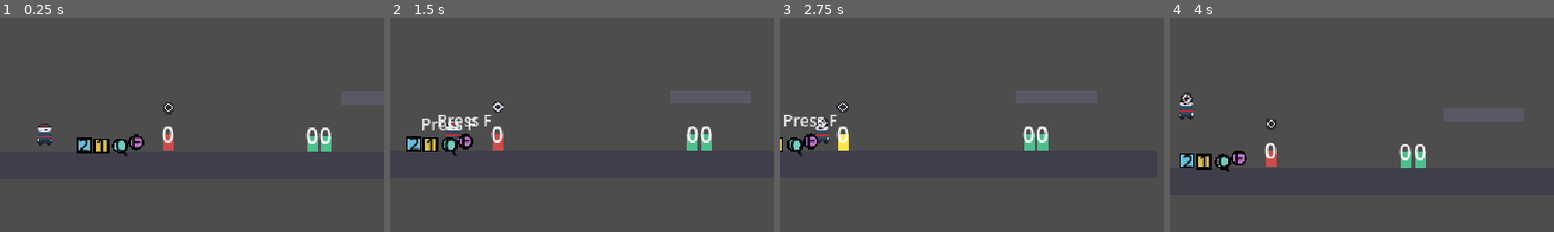
Above: before the commit, frames 1-4 (left to right).
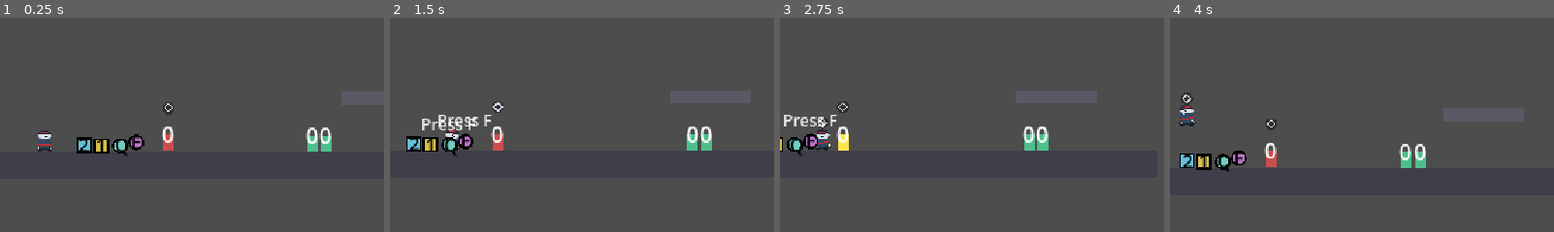
Above: after the commit, the same moments.

Repository: dry700/Elemental-Combat
Game: Godot game, scene res://scenes/world/test_arena.tscn
Same seed, same stepped clock (60 frames per second), same inputs: the game is played once before the commit and once after it.
Inputs (mouse positions are % of the whole screen's width and height, from its top left):
- Up to frame 1 (0.25 s): no input
- Up to frame 2 (1.5 s): tap Enter at 0.5 s; move the mouse to (72, 46) at 0.52 s; hold D (move_right) 0.53-1.25 s; click (72, 46) at 0.6 s; tap Space (jump) at 0.77 s; drag from (29, 56) to (53, 51) at 1.27 s
- Up to frame 3 (2.75 s): move the mouse to (60, 29) at 2.02 s; hold D (move_right) from 2.03 s (still down); tap Shift (dodge) at 2.1 s
- Up to frame 4 (4 s): release D (move_right) at 2.75 s; drag from (44, 71) to (52, 51) at 2.77 s; move the mouse to (80, 66) at 3.52 s; hold A (move_left) from 3.53 s (still down); tap 2 (equip_slot_2) at 3.6 s; tap Space (jump) at 3.77 s
The pictures show only the part of the screen within x 44-94%, y 22-72%; the shares and areas given below are measured in that part.

The runs differ from the first frame. In frame 1, 0.4% of the frame differs, in the area x 9-14%, y 49-63%; in frame 2, 0.2%; in frame 3, 0.4%; in frame 4, 0.4%.

Commit message:
idle and run animation

Diff:
--- a/project.godot
+++ b/project.godot
@@ -23,6 +23,14 @@
 RunManager="*res://autoloads/run_manager.gd"
 Hud="*res://autoloads/hud.gd"
 
+[display]
+
+window/size/viewport_width=576
+window/size/viewport_height=324
+window/size/window_width_override=1152
+window/size/window_height_override=648
+window/stretch/mode="viewport"
+
 [editor_plugins]
 
 enabled=PackedStringArray("res://addons/gut/plugin.cfg")
@@ -34,12 +42,3 @@
 [rendering]
 
 textures/canvas_textures/default_texture_filter=0
-
-[display]
-
-window/size/viewport_width=576
-window/size/viewport_height=324
-window/size/window_width_override=1152
-window/size/window_height_override=648
-window/stretch/mode="viewport"
-window/stretch/aspect="keep"
--- a/scenes/player/player.gd
+++ b/scenes/player/player.gd
@@ -61,6 +61,7 @@
 @onready var hitbox: Hitbox = $Visuals/Hitbox
 @onready var hitbox_shape: CollisionShape2D = $Visuals/Hitbox/CollisionShape2D
 @onready var hurtbox: Hurtbox = $Hurtbox
+@onready var anim_player: AnimationPlayer = $Visuals/AnimationPlayer
 
 var state: State = State.IDLE
 var facing: int = 1  ## 1 = right, -1 = left
@@ -157,6 +158,9 @@
 			_try_cast_skill(skill_2, "skill_2")
 			if state == State.IDLE or state == State.RUN:
 				state = State.RUN if abs(velocity.x) > 10.0 else State.IDLE
+				var target_anim := "run" if state == State.RUN else "idle"
+				if anim_player.current_animation != target_anim:
+					anim_player.play(target_anim, -1.0, 1.6 if target_anim == "run" else 1.0)
 		State.JUMP, State.FALL:
 			_handle_move_and_jump(delta)
 			_try_start_dodge()
--- a/scenes/player/player.tscn
+++ b/scenes/player/player.tscn
@@ -4,6 +4,10 @@
 [ext_resource type="Script" uid="uid://dicmasbu416ty" path="res://scripts/combat/hitbox.gd" id="2_hitbox"]
 [ext_resource type="Script" uid="uid://ws5ijxpff2d5" path="res://scripts/combat/hurtbox.gd" id="3_hurtbox"]
 [ext_resource type="Script" uid="uid://dt3h3wgas43p5" path="res://scripts/visuals/sprite_visual.gd" id="4_sprite_visual"]
+[ext_resource type="Texture2D" uid="uid://ebv373lyd4ep" path="res://assets/sprites/entities/player/player_torso.png" id="5_qek5x"]
+[ext_resource type="Texture2D" uid="uid://cj2b2m10cpatq" path="res://assets/sprites/entities/player/player_head.png" id="6_0owmy"]
+[ext_resource type="Texture2D" uid="uid://bkqnj7upe2orv" path="res://assets/sprites/entities/player/player_leg_left.png" id="7_5gtgg"]
+[ext_resource type="Texture2D" uid="uid://drxpp3nqf8o45" path="res://assets/sprites/entities/player/player_leg_right.png" id="8_h17s1"]
 
 [sub_resource type="RectangleShape2D" id="RectangleShape2D_body"]
 size = Vector2(12, 16)
@@ -13,14 +17,74 @@
 tracks/0/type = "value"
 tracks/0/imported = false
 tracks/0/enabled = true
-tracks/0/path = NodePath(".:position")
+tracks/0/path = NodePath("PlayerTorso:position")
 tracks/0/interp = 1
 tracks/0/loop_wrap = true
 tracks/0/keys = {
 "times": PackedFloat32Array(0),
 "transitions": PackedFloat32Array(1),
 "update": 0,
-"values": [Vector2(0, 0)]
+"values": [Vector2(0, 3)]
+}
+tracks/1/type = "value"
+tracks/1/imported = false
+tracks/1/enabled = true
+tracks/1/path = NodePath("PlayerHead:position")
+tracks/1/interp = 1
+tracks/1/loop_wrap = true
+tracks/1/keys = {
+"times": PackedFloat32Array(0),
+"transitions": PackedFloat32Array(1),
+"update": 0,
+"values": [Vector2(0, -5)]
+}
+tracks/2/type = "value"
+tracks/2/imported = false
+tracks/2/enabled = true
+tracks/2/path = NodePath("PlayerLegLeft:position")
+tracks/2/interp = 1
+tracks/2/loop_wrap = true
+tracks/2/keys = {
+"times": PackedFloat32Array(0),
+"transitions": PackedFloat32Array(1),
+"update": 0,
+"values": [Vector2(4, 7)]
+}
+tracks/3/type = "value"
+tracks/3/imported = false
+tracks/3/enabled = true
+tracks/3/path = NodePath("PlayerLegRight:position")
+tracks/3/interp = 1
+tracks/3/loop_wrap = true
+tracks/3/keys = {
+"times": PackedFloat32Array(0),
+"transitions": PackedFloat32Array(1),
+"update": 0,
+"values": [Vector2(-4, 7)]
+}
+tracks/4/type = "value"
+tracks/4/imported = false
+tracks/4/enabled = true
+tracks/4/path = NodePath("PlayerTorso:rotation")
+tracks/4/interp = 1
+tracks/4/loop_wrap = true
+tracks/4/keys = {
+"times": PackedFloat32Array(0),
+"transitions": PackedFloat32Array(1),
+"update": 0,
+"values": [0.13962634]
+}
+tracks/5/type = "value"
+tracks/5/imported = false
+tracks/5/enabled = true
+tracks/5/path = NodePath("PlayerHead:rotation")
+tracks/5/interp = 1
+tracks/5/loop_wrap = true
+tracks/5/keys = {
+"times": PackedFloat32Array(0),
+"transitions": PackedFloat32Array(1),
+"update": 0,
+"values": [0.13962634]
 }
 
 [sub_resource type="Animation" id="Animation_p47bc"]
@@ -30,20 +94,110 @@
 tracks/0/type = "value"
 tracks/0/imported = false
 tracks/0/enabled = true
-tracks/0/path = NodePath(".:position")
+tracks/0/path = NodePath("PlayerTorso:position")
 tracks/0/interp = 1
 tracks/0/loop_wrap = true
 tracks/0/keys = {
 "times": PackedFloat32Array(0, 0.3, 0.6),
 "transitions": PackedFloat32Array(1, 1, 1),
 "update": 0,
-"values": [Vector2(0, 0), Vector2(0, -1), Vector2(0, 0)]
+"values": [Vector2(0, 2), Vector2(0, 3), Vector2(0, 2)]
+}
+tracks/1/type = "value"
+tracks/1/imported = false
+tracks/1/enabled = true
+tracks/1/path = NodePath("PlayerHead:position")
+tracks/1/interp = 1
+tracks/1/loop_wrap = true
+tracks/1/keys = {
+"times": PackedFloat32Array(0, 0.15, 0.44999996),
+"transitions": PackedFloat32Array(1, 1, 1),
+"update": 0,
+"values": [Vector2(0, -5), Vector2(0, -5), Vector2(0, -4)]
+}
+tracks/2/type = "value"
+tracks/2/imported = false
+tracks/2/enabled = true
+tracks/2/path = NodePath("PlayerTorso:rotation")
+tracks/2/interp = 1
+tracks/2/loop_wrap = true
+tracks/2/keys = {
+"times": PackedFloat32Array(0, 0.6),
+"transitions": PackedFloat32Array(1, 1),
+"update": 0,
+"values": [0.0, 0.0]
+}
+tracks/3/type = "value"
+tracks/3/imported = false
+tracks/3/enabled = true
+tracks/3/path = NodePath("PlayerHead:rotation")
+tracks/3/interp = 1
+tracks/3/loop_wrap = true
+tracks/3/keys = {
+"times": PackedFloat32Array(0.0009999999, 0.6),
+"transitions": PackedFloat32Array(1, 1),
+"update": 0,
+"values": [0.0, 0.0]
+}
+
+[sub_resource type="Animation" id="Animation_je7p5"]
+resource_name = "run"
+length = 0.6
+loop_mode = 1
+tracks/0/type = "value"
+tracks/0/imported = false
+tracks/0/enabled = true
+tracks/0/path = NodePath("PlayerLegLeft:position")
+tracks/0/interp = 1
+tracks/0/loop_wrap = true
+tracks/0/keys = {
+"times": PackedFloat32Array(0, 0.15, 0.3, 0.44999996, 0.6),
+"transitions": PackedFloat32Array(1, 1, 1, 1, 1),
+"update": 0,
+"values": [Vector2(4, 7), Vector2(3, 7), Vector2(2, 7), Vector2(3, 7), Vector2(4, 7)]
+}
+tracks/1/type = "value"
+tracks/1/imported = false
+tracks/1/enabled = true
+tracks/1/path = NodePath("PlayerLegRight:position")
+tracks/1/interp = 1
+tracks/1/loop_wrap = true
+tracks/1/keys = {
+"times": PackedFloat32Array(0, 0.15, 0.3, 0.44999996, 0.6),
+"transitions": PackedFloat32Array(1, 1, 1, 1, 1),
+"update": 0,
+"values": [Vector2(-4, 7), Vector2(-3, 7), Vector2(-2, 7), Vector2(-3, 7), Vector2(-4, 7)]
+}
+tracks/2/type = "value"
+tracks/2/imported = false
+tracks/2/enabled = true
+tracks/2/path = NodePath("PlayerTorso:rotation")
+tracks/2/interp = 1
+tracks/2/loop_wrap = true
+tracks/2/keys = {
+"times": PackedFloat32Array(0, 0.6),
+"transitions": PackedFloat32Array(1, 1),
+"update": 0,
+"values": [0.13962634, 0.13962634]
+}
+tracks/3/type = "value"
+tracks/3/imported = false
+tracks/3/enabled = true
+tracks/3/path = NodePath("PlayerHead:rotation")
+tracks/3/interp = 1
+tracks/3/loop_wrap = true
+tracks/3/keys = {
+"times": PackedFloat32Array(0.0009999999, 0.6),
+"transitions": PackedFloat32Array(1, 1),
+"update": 0,
+"values": [0.13962634, 0.13962634]
 }
 
 [sub_resource type="AnimationLibrary" id="AnimationLibrary_75vfm"]
 _data = {
 &"RESET": SubResource("Animation_lvxji"),
-&"idle": SubResource("Animation_p47bc")
+&"idle": SubResource("Animation_p47bc"),
+&"run": SubResource("Animation_je7p5")
 }
 
 [node name="Player" type="CharacterBody2D" unique_id=1738001616]
@@ -64,27 +218,44 @@
 [node name="Visuals" type="Node2D" parent="." unique_id=535641496]
 
 [node name="PlaceholderVisual" type="Polygon2D" parent="Visuals" unique_id=2099649814]
+visible = false
 color = Color(0.3, 0.6, 0.9, 1)
 polygon = PackedVector2Array(-3, -4, 3, -4, 3, 4, -3, 4)
 
 [node name="SpriteVisual" type="Node2D" parent="Visuals" unique_id=1998234561]
 script = ExtResource("4_sprite_visual")
 entity_id = "player"
-fallback_polygon = NodePath("../PlaceholderVisual")
-
-[node name="Hitbox" type="Area2D" parent="Visuals" unique_id=3789456123]
-collision_layer = 1
+
+[node name="Hitbox" type="Area2D" parent="Visuals" unique_id=-505511173]
 collision_mask = 2
 script = ExtResource("2_hitbox")
 knockback_strength = 100.0
 
-[node name="CollisionShape2D" type="CollisionShape2D" parent="Visuals/Hitbox" unique_id=3789456124]
+[node name="CollisionShape2D" type="CollisionShape2D" parent="Visuals/Hitbox" unique_id=-505511172]
 shape = SubResource("RectangleShape2D_body")
 
 [node name="AnimationPlayer" type="AnimationPlayer" parent="Visuals" unique_id=1075489074]
 libraries/ = SubResource("AnimationLibrary_75vfm")
 autoplay = &"idle"
 
+[node name="PlayerTorso" type="Sprite2D" parent="Visuals" unique_id=1342636470]
+position = Vector2(0, 3)
+rotation = 0.13962634
+texture = ExtResource("5_qek5x")
+
+[node name="PlayerHead" type="Sprite2D" parent="Visuals" unique_id=1892355756]
+position = Vector2(0, -5)
+rotation = 0.13962634
+texture = ExtResource("6_0owmy")
+
+[node name="PlayerLegLeft" type="Sprite2D" parent="Visuals" unique_id=89328053]
+position = Vector2(4, 7)
+texture = ExtResource("7_5gtgg")
+
+[node name="PlayerLegRight" type="Sprite2D" parent="Visuals" unique_id=1235429670]
+position = Vector2(-4, 7)
+texture = ExtResource("8_h17s1")
+
 [node name="Camera2D" type="Camera2D" parent="." unique_id=1823877880]
 position_smoothing_enabled = true
 position_smoothing_speed = 4.0
--- a/scripts/resources/weapons/weapon_stats.gd
+++ b/scripts/resources/weapons/weapon_stats.gd
@@ -5,6 +5,7 @@
 enum Weight { LIGHT, MEDIUM, HEAVY }
 
 @export var weapon_name: String = "Training Dagger"
+@export var weapon_texture: Texture2D  ## Full swap per A.4 — set per .tres, e.g. hoa_dagger.png.
 @export var weight: Weight = Weight.LIGHT
 @export var damage: float = 10.0
 @export var attack_duration: float = 0.25  ## Total seconds the attack state lasts.
--- a/scripts/visuals/sprite_visual.gd
+++ b/scripts/visuals/sprite_visual.gd
@@ -55,13 +55,21 @@
 	_using_sprite = true
 
 
-## Aligns the loaded sprite's bottom edge with the placeholder polygon's
-## own bottom edge — see the class-level note on why this reuses the
-## placeholder's already-correct bound instead of a per-entity constant.
-## No PIXEL_SCALE conversion needed anymore: with global window stretch,
-## poly_bottom and the texture's own height are already in the same 1:1
-## unit space.
+## Aligns the loaded sprite's bottom edge with the entity's actual
+## CollisionShape2D bottom edge — reading the collision shape directly
+## (via `owner`, which Godot sets to the instanced scene's root regardless
+## of how deep SpriteVisual is nested) instead of PlaceholderVisual's
+## polygon. The two used to be two separate numbers kept in sync by hand;
+## the recent world-wide unit rescale touched them as independent edits,
+## which is exactly what let them drift and caused the floating gap.
+## Reading the collision shape directly removes the second copy entirely.
 func _ground_aligned_offset(texture: Texture2D) -> Vector2:
+	var collision_shape := owner.get_node_or_null("CollisionShape2D") as CollisionShape2D
+	var shape := collision_shape.shape if collision_shape != null else null
+	if shape is RectangleShape2D:
+		var collision_bottom: float = collision_shape.position.y + shape.size.y / 2.0
+		return Vector2(0, collision_bottom - texture.get_height() / 2.0)
+	# Fallback for any entity without a plain rectangle body collider.
 	if fallback_polygon == null:
 		return Vector2.ZERO
 	var poly_bottom := -INF
Binary file added: assets/sprites/entities/player/player_body.png
Not shown, added: assets/sprites/entities/player/player_body.png.import
Binary file added: assets/sprites/entities/player/player_head.png
Not shown, added: assets/sprites/entities/player/player_head.png.import
Binary file added: assets/sprites/entities/player/player_leg_left.png
Not shown, added: assets/sprites/entities/player/player_leg_left.png.import
Binary file added: assets/sprites/entities/player/player_leg_right.png
Not shown, added: assets/sprites/entities/player/player_leg_right.png.import
Binary file added: assets/sprites/entities/player/player_torso.png
Not shown, added: assets/sprites/entities/player/player_torso.png.import
